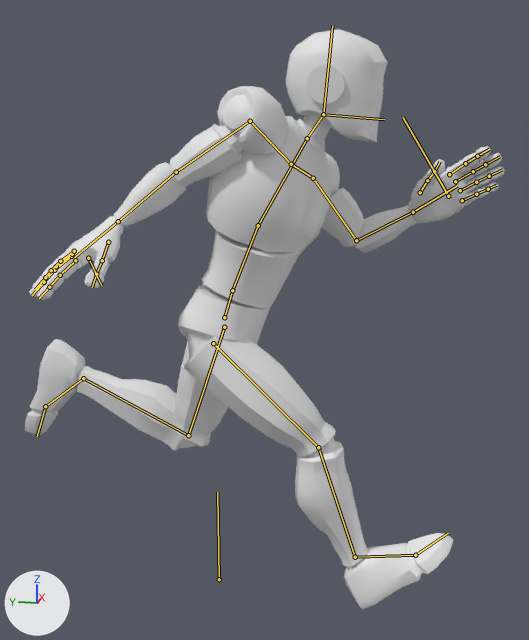
What one commit did to the Blender file Blender/custom_animation.blend.
Camera for both pictures: a 50 mm camera at (-1.993, -0.545, 1.352) aimed at (-0.019, -0.15, 0.858). Lighting does not change. The marker at lower left points along +X, +Y and +Z. Both versions are drawn at frame 1 of the action 'run'; the numbers are the values there. The bones that bend it are drawn over the model as lines.

The first picture shows 'HumanM_BodyMesh'.
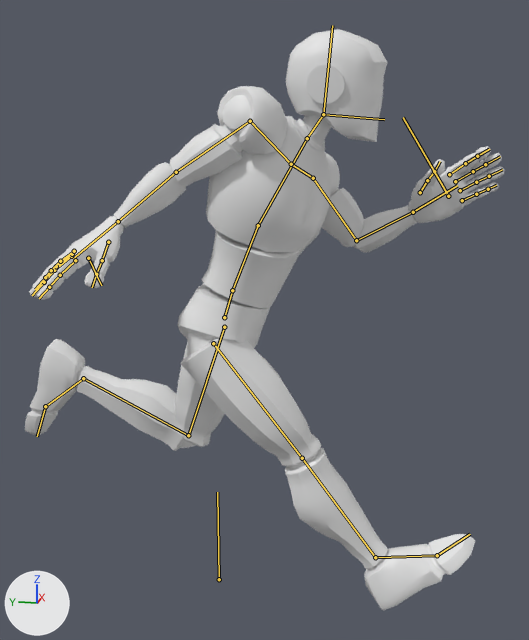
What differs and where, as boxes (x1, y1, x2, y2) in the pictures (529 x 640 px):
'HumanM_BodyMesh', posed: before (25, 29, 505, 609); after (25, 29, 505, 610)

The change in detail:
Bone 'IKLeg.R' (bone_ikleg_r) moves from (0.089, -0.438, 0.021) to (0.089, -0.498, 0.026).
